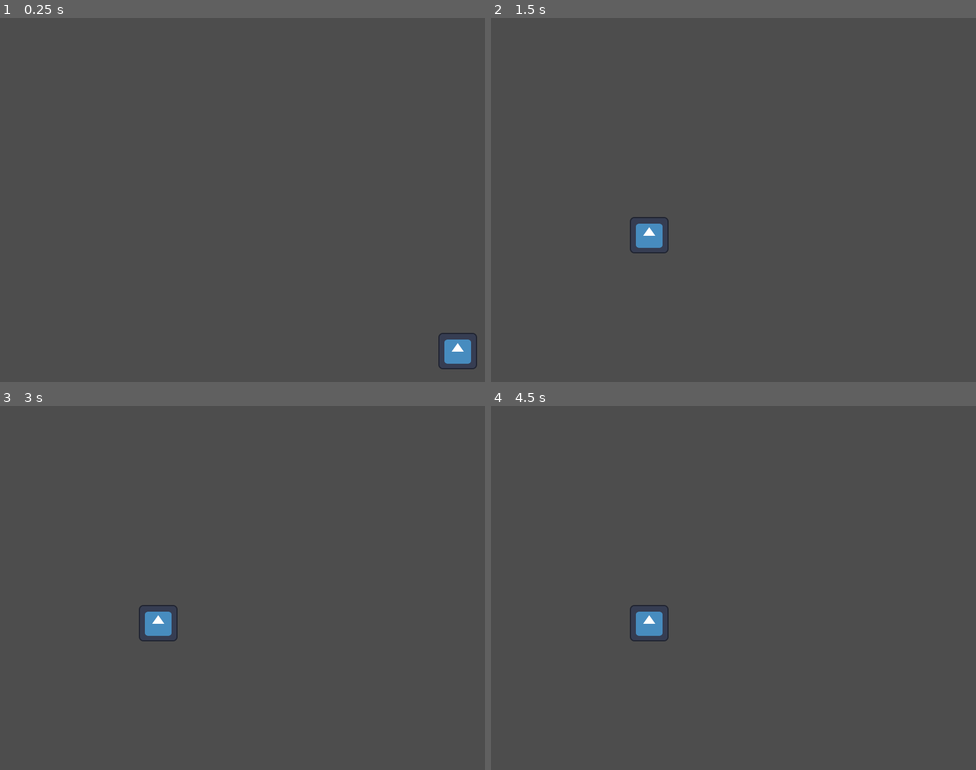
Above: before the commit, frames 1-4 (two rows, left to right).
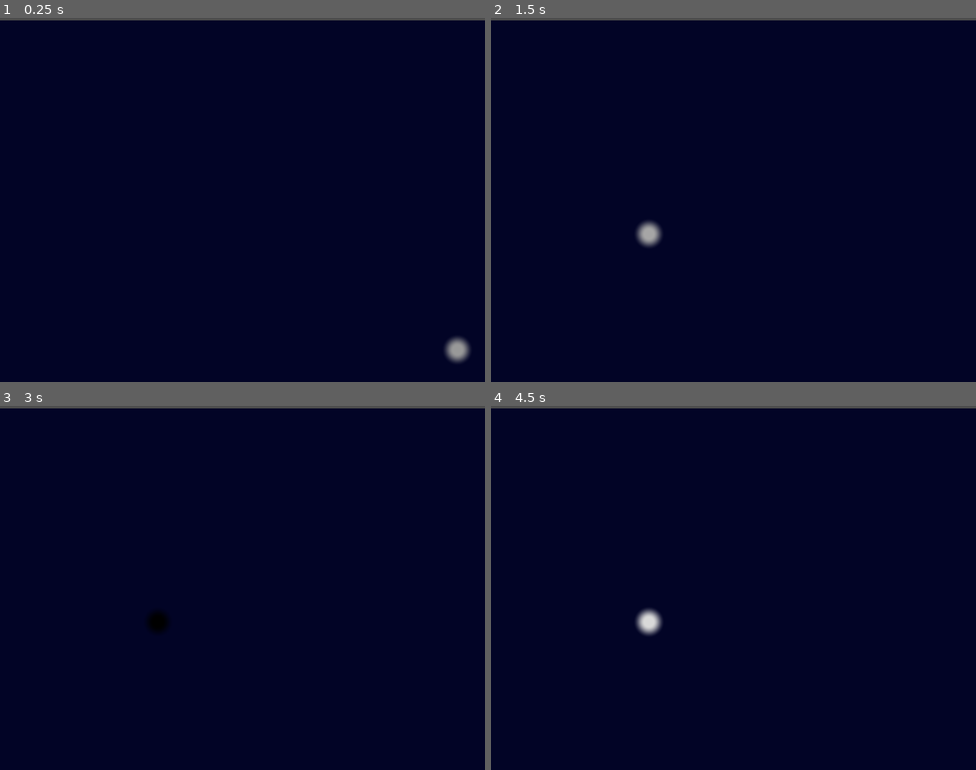
Above: after the commit, the same moments.

Repository: beki-github/speed-click
Game: Godot game, scene res://scenes/game.tscn
Two runs of this game, one before a commit and one after it. Both use one fixed random seed, a clock stepped at 60 frames per second and the inputs below. The engine's default icon, where the game draws it, is replaced by a stand-in: a white triangle on a blue panel in a dark square.
Inputs (mouse positions are in pixels of both pictures, inside the frame that each line leads up to):
- Up to frame 1 (0.25 s): no input
- Up to frame 2 (1.5 s): move the mouse to (946, 349) at 0.52 s; tap Enter at 1.25 s; move the mouse to (883, 119) at 1.27 s
- Up to frame 3 (3 s): move the mouse to (291, 507) at 2.02 s; move the mouse to (218, 660) at 2.77 s
- Up to frame 4 (4.5 s): move the mouse to (879, 642) at 3.52 s; move the mouse to (588, 533) at 4.27 s

The runs differ from the first frame. In frame 1, 99% of the frame differs, in the area x 0-100%, y 0-100%; in frame 2, 99%; in frame 3, 99%; in frame 4, 99%.

Commit message:
added shaders for color effect in the main Game node and circle node

Diff:
--- a/scenes/circle.tscn
+++ b/scenes/circle.tscn
@@ -1,10 +1,14 @@
 [gd_scene format=3 uid="uid://duse734n7jnj6"]
 
 [ext_resource type="Script" uid="uid://rdge7cag4que" path="res://scripts/circle.gd" id="1_3e3c1"]
-[ext_resource type="Texture2D" uid="uid://c2401j7825mj5" path="res://assets/icon.svg" id="1_wcjn7"]
+[ext_resource type="Shader" uid="uid://ch8m8l5ax7yg3" path="res://shaders/circle.gdshader" id="2_3e3c1"]
 
 [sub_resource type="CircleShape2D" id="CircleShape2D_3e3c1"]
-radius = 36.45888
+radius = 20.006248
+
+[sub_resource type="ShaderMaterial" id="ShaderMaterial_g1fdt"]
+shader = ExtResource("2_3e3c1")
+shader_parameter/circle_color = Color(1, 1, 1, 1)
 
 [node name="circle" type="Area2D" unique_id=1297860373]
 script = ExtResource("1_3e3c1")
@@ -13,9 +17,12 @@
 position = Vector2(3, -1.5)
 shape = SubResource("CircleShape2D_3e3c1")
 
-[node name="Sprite2D" type="Sprite2D" parent="." unique_id=2085577443]
-position = Vector2(4, 0)
-scale = Vector2(0.5, 0.47)
-texture = ExtResource("1_wcjn7")
+[node name="ColorRect" type="ColorRect" parent="." unique_id=57836757]
+material = SubResource("ShaderMaterial_g1fdt")
+offset_left = -40.0
+offset_top = -46.0
+offset_right = 47.0
+offset_bottom = 42.0
 
 [connection signal="mouse_entered" from="." to="." method="_on_mouse_entered"]
+[connection signal="mouse_exited" from="." to="." method="_on_mouse_exited"]
--- a/scenes/game.tscn
+++ b/scenes/game.tscn
@@ -1,10 +1,21 @@
 [gd_scene format=3 uid="uid://q4sxnah6jg1x"]
 
 [ext_resource type="Script" uid="uid://bqxpc045y286c" path="res://scripts/game.gd" id="1_yqjtg"]
+[ext_resource type="Shader" uid="uid://c3sskalw6a0ys" path="res://shaders/game.gdshader" id="2_yqjtg"]
+
+[sub_resource type="ShaderMaterial" id="ShaderMaterial_lnu2h"]
+shader = ExtResource("2_yqjtg")
 
 [node name="Game" type="Node2D" unique_id=1974316586]
 position = Vector2(2, 0)
 script = ExtResource("1_yqjtg")
 
+[node name="ColorRect" type="ColorRect" parent="." unique_id=659132720]
+material = SubResource("ShaderMaterial_lnu2h")
+offset_left = -411.0
+offset_top = -292.0
+offset_right = 395.0
+offset_bottom = 307.0
+
 [node name="Camera2D" type="Camera2D" parent="." unique_id=1537942329]
 position = Vector2(-6, 4)
--- a/scripts/circle.gd
+++ b/scripts/circle.gd
@@ -1,6 +1,10 @@
 extends Area2D
-signal  cleared
+signal cleared
 
-func _on_mouse_entered() -> void:
-	cleared.emit()
-	queue_free()
+@onready var shape = $CollisionShape2D
+
+func _process(_delta):
+		var r = shape.shape.radius
+		if get_local_mouse_position().length() <= r:
+			cleared.emit()
+			queue_free()
--- /dev/null
+++ b/shaders/circle.gdshader
@@ -0,0 +1,12 @@
+shader_type canvas_item;
+uniform vec4 circle_color : source_color = vec4(1.0, 1.0, 1.0, 1.0);
+
+void fragment() {
+    // UV goes from (0,0) at top-left to (1,1) at bottom-right
+    float dist = distance(UV, vec2(0.5, 0.5));
+
+    float alpha = 1.0 - smoothstep(0.08, 0.3, dist);
+
+    // Apply the chosen color and the calculated transparency
+    COLOR = vec4(vec3(sin(TIME*10.0)), alpha);
+}
--- /dev/null
+++ b/shaders/game.gdshader
@@ -0,0 +1,15 @@
+shader_type canvas_item;
+
+void vertex() {
+	// Called for every vertex the material is visible on.
+}
+
+void fragment() {
+	COLOR=vec4(0.008, 0.016, 0.15, 1.0);
+	// Called for every pixel the material is visible on.
+}
+
+//void light() {
+//	// Called for every pixel for every light affecting the CanvasItem.
+//	// Uncomment to replace the default light processing function with this one.
+//}
Binary file added: assets/coin.png
Not shown, added: assets/coin.png.import
Not shown, added: shaders/circle.gdshader.uid
Not shown, added: shaders/game.gdshader.uid
